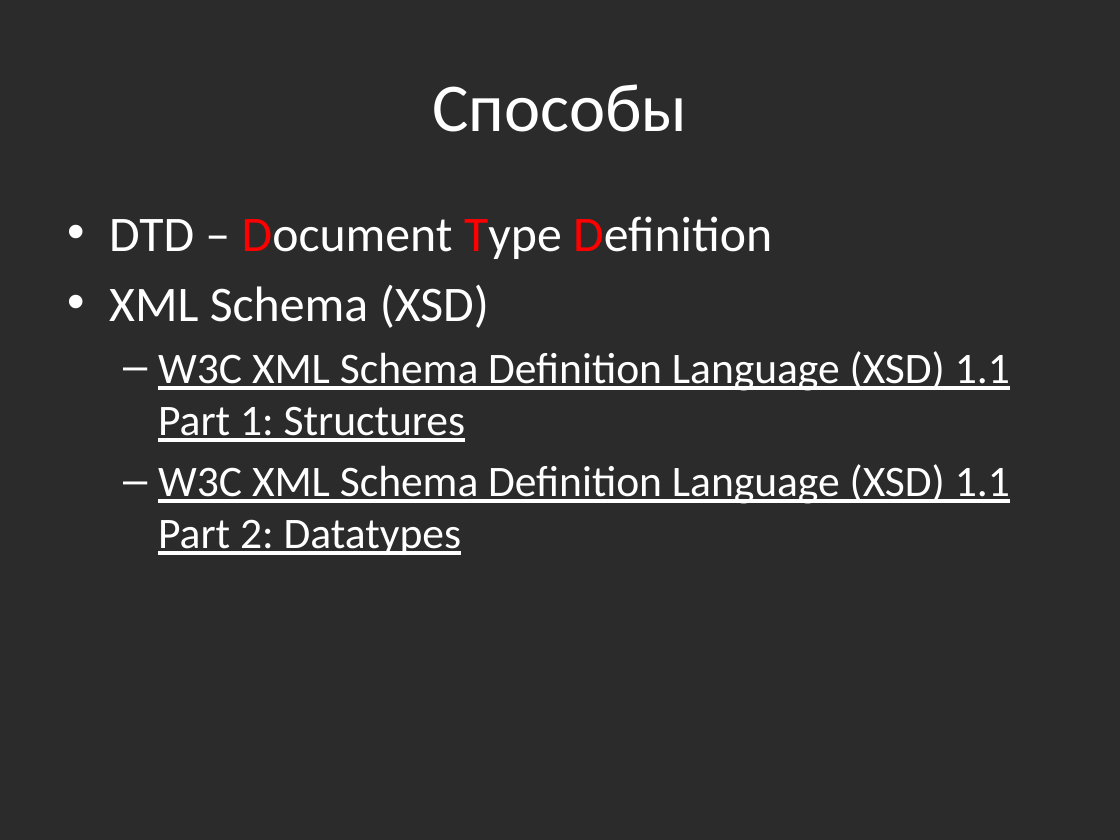
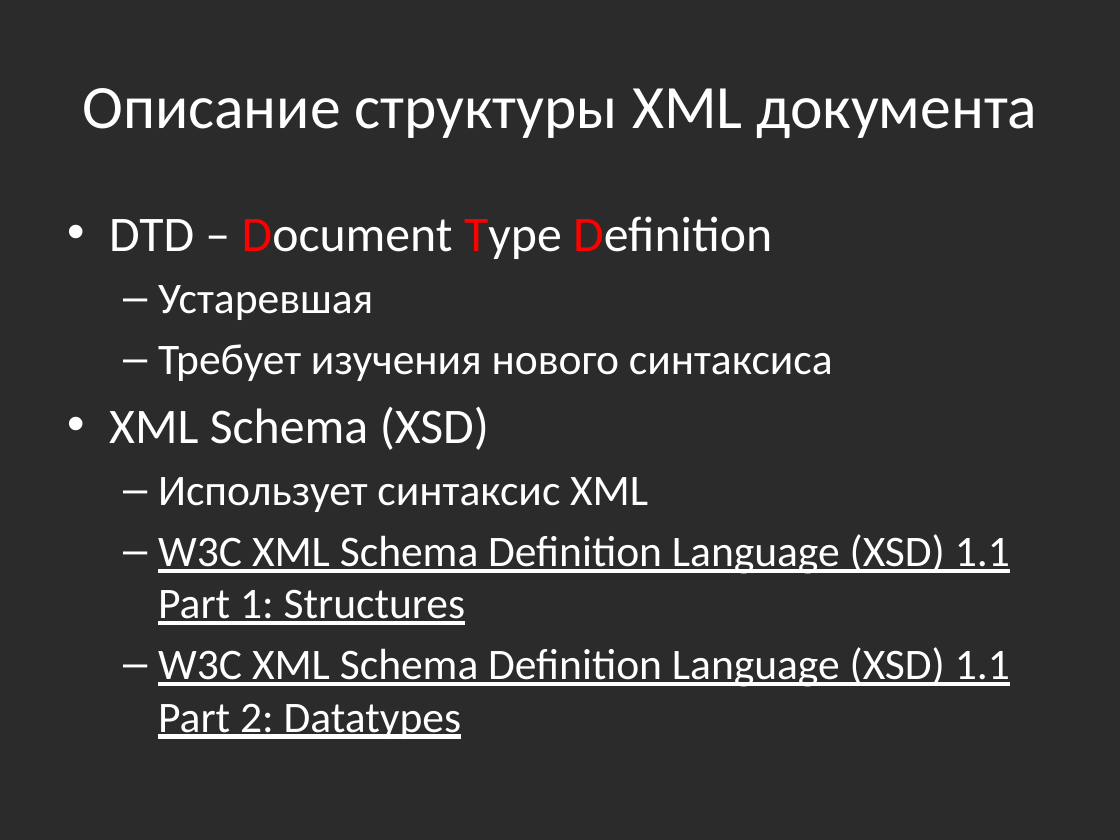
Before and after one commit to bazile/Training, a slide deck: slide 17 of Presentation/lesson-06-xml.pptx. Drawn at 1120x840 pixels with LibreOffice and Linux fonts; fonts in the diff are those of the drawing; background and template pictures are left out; a plain dark background stands for a picture behind light text. Boxes give left, top, right and bottom in pixels: in the first picture for what was removed or moved away, otherwise in the second. Text is boxed around its words. In the diff, an @@ line names an element or a change of style, - is before the commit and + after.

Commit message:
Updated XML and IO presentations
- static methods of File class
- minor text changes in XML presentation

```diff
--- a/Presentation/lesson-06-xml.pptx
+++ b/Presentation/lesson-06-xml.pptx
@@ title at <box>82,88,1038,138</box>: text changed; size 44 to 39.6 pt @@
-Способы
+Описание структуры XML документа
@@ text at <box>158,285,833,381</box>: paragraphs added @@
+  – Устаревшая
+  – Требует изучения нового синтаксиса
@@ text at <box>158,477,648,512</box>: paragraph added @@
+  – Использует синтаксис XML
```
Also in this commit, not shown: 1 other file.
